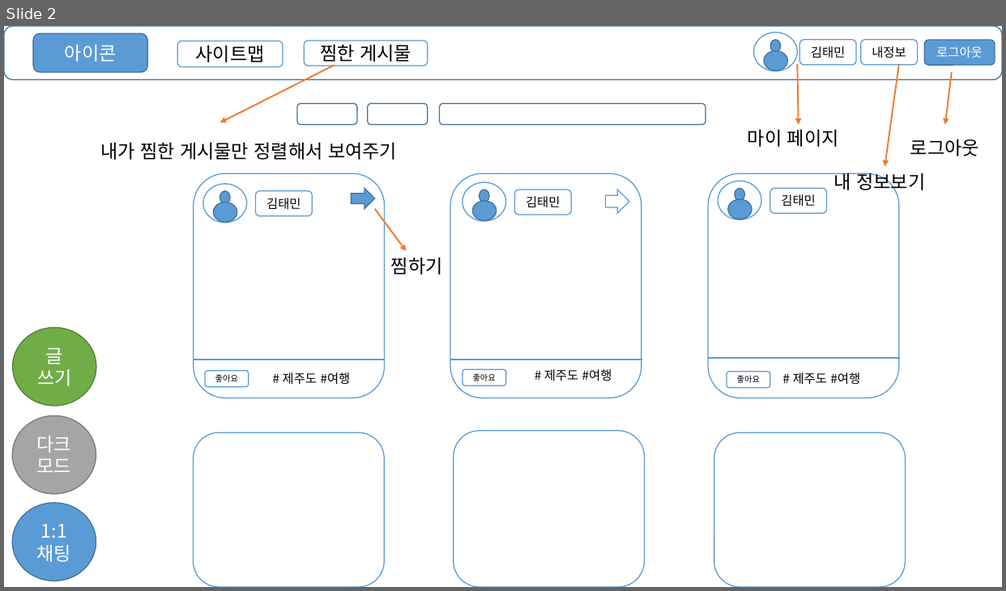
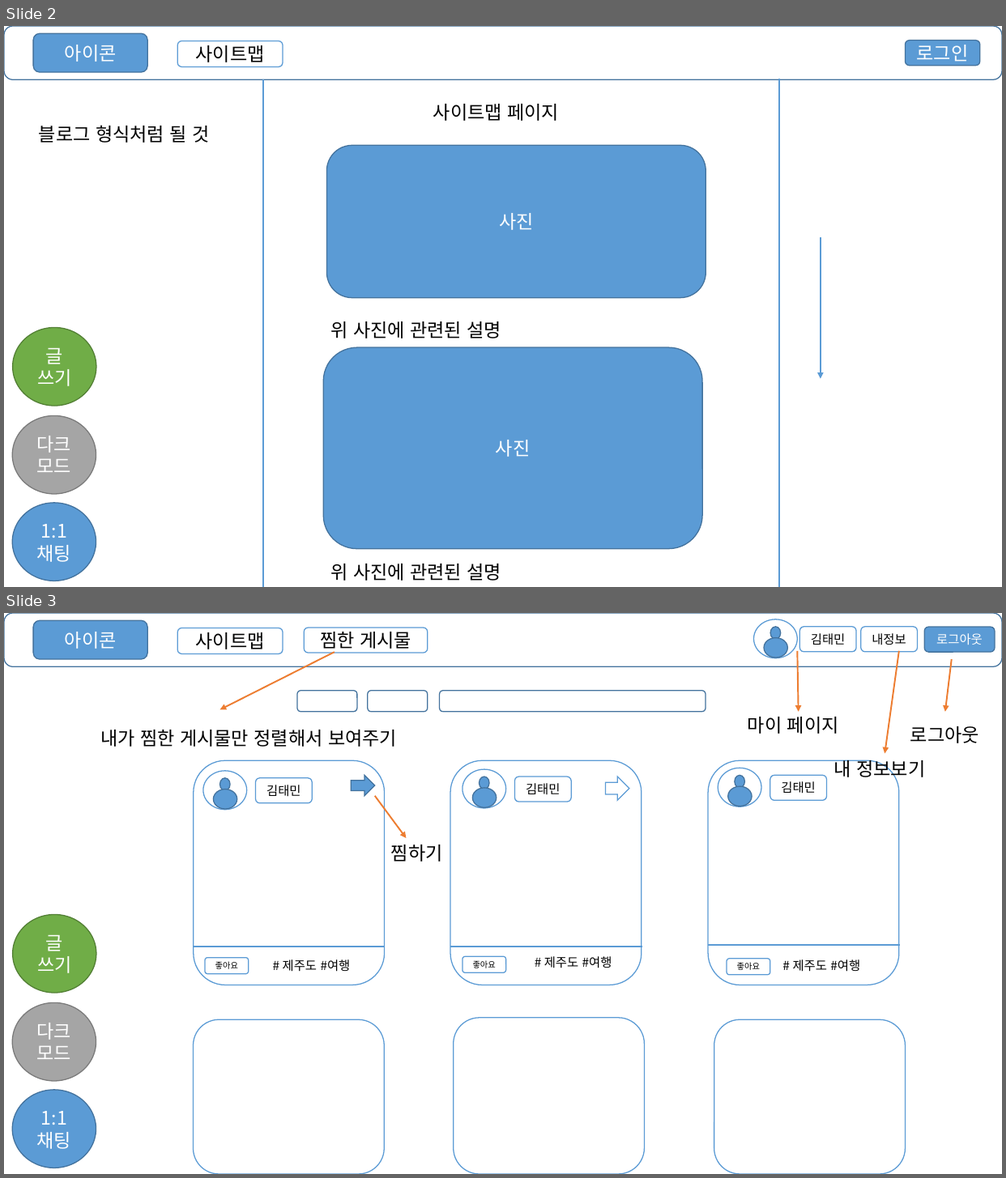
Before and after one commit to tm-kr/Academy-lesson-spring, a slide deck: 프로젝트 UI.pptx. Shown one above the other, each under a label of ours: slide 2 before the commit, slides 2 and 3 after it. The pictures are 1006x591 and 1006x1178 pixels, drawn with LibreOffice and Linux fonts; fonts in the diff are those of the drawing. Boxes give left, top, right and bottom in pixels: in the first picture for what was removed or moved away, otherwise in the second. Text is boxed around its words. In the diff, an @@ line names an element or a change of style, - is before the commit and + after.

```diff
--- a/프로젝트 UI.pptx
+++ b/프로젝트 UI.pptx
@@ slide 2 added at (x1=4, y1=26, x2=1002, y2=587), background #FFFFFF @@
@@ rounded rectangle added at (x1=4, y1=26, x2=1002, y2=80), fill #FFFFFF, outline #43739E 1 pt @@
@@ rounded rectangle added at (x1=33, y1=33, x2=147, y2=72), fill #5B9BD5, outline #43739E 1 pt, 18 pt, text #FFFFFF @@
+아이콘
@@ rounded rectangle added at (x1=177, y1=41, x2=283, y2=67), fill #FFFFFF, outline #5B9BD5 1 pt, 18 pt, text #000000 @@
+사이트맵
@@ rounded rectangle added at (x1=906, y1=41, x2=980, y2=66), fill #5B9BD5, outline #43739E 1 pt, 18 pt, text #FFFFFF @@
+로그인
@@ line added from (264, 80) to (264, 587), #5B9BD5 1.5 pt @@
@@ line added from (780, 79) to (780, 587), #5B9BD5 1.5 pt @@
@@ text added at (x1=433, y1=104, x2=559, y2=121), 18 pt, text #000000 @@
+사이트맵 페이지
@@ text added at (x1=39, y1=125, x2=209, y2=143), 18 pt, text #000000 @@
+블로그 형식처럼 될 것
@@ rounded rectangle added at (x1=326, y1=145, x2=705, y2=297), fill #5B9BD5, outline #43739E 1 pt, 18 pt, text #FFFFFF @@
+사진
@@ arrow added from (820, 238) to (820, 379), #5B9BD5 1.5 pt @@
@@ ellipse added at (x1=13, y1=327, x2=97, y2=407), fill #70AD47, outline #538035 1 pt, 18 pt, text #FFFFFF @@
+글
+쓰기
@@ text added at (x1=330, y1=322, x2=501, y2=339), 18 pt, text #000000 @@
+위 사진에 관련된 설명
@@ rounded rectangle added at (x1=324, y1=348, x2=702, y2=549), fill #5B9BD5, outline #43739E 1 pt, 18 pt, text #FFFFFF @@
+사진
@@ ellipse added at (x1=12, y1=416, x2=96, y2=495), fill #A5A5A5, outline #7A7A7A 1 pt, 18 pt, text #FFFFFF @@
+다크모드
@@ ellipse added at (x1=12, y1=503, x2=96, y2=582), fill #5B9BD5, outline #43739E 1 pt, 18 pt, text #FFFFFF @@
+1:1 채팅
@@ text added at (x1=330, y1=564, x2=501, y2=581), 18 pt, text #000000 @@
+위 사진에 관련된 설명
@@ what was slide 2 is now slide 3 @@
```
Also in this commit, not shown: 6 slides changed, 5 other slides added.
